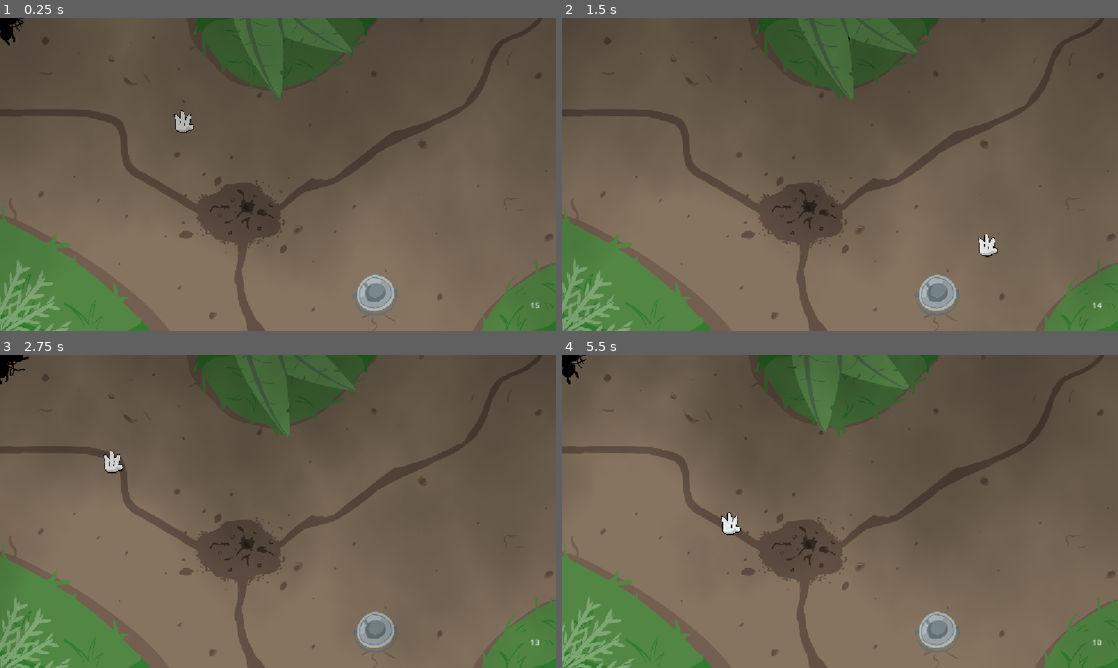
Above: before the commit, frames 1-4 (two rows, left to right).
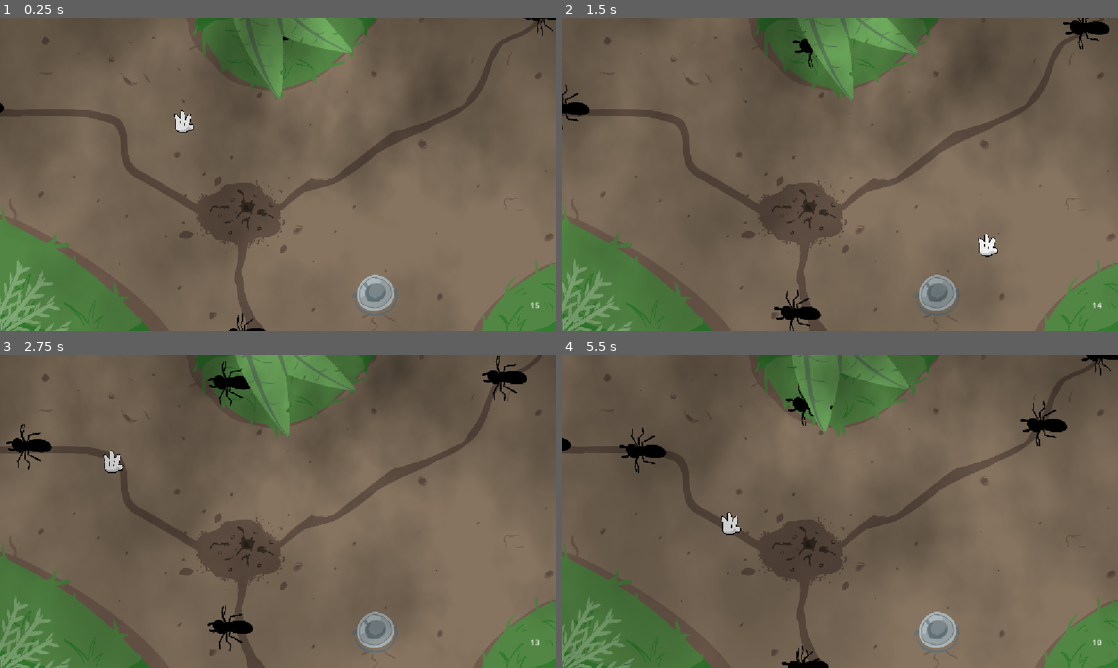
Above: after the commit, the same moments.

Repository: andre-felipe-wonsik-alves/gmtk-jam-26
Game: Godot game, scene res://Scenes/Levels/ant.tscn
The game is run twice, just before and just after one commit, with the same random seed, the same clock (stepped at 60 frames per second) and the same inputs.
Inputs (mouse positions are in pixels of both pictures, inside the frame that each line leads up to):
- Up to frame 1 (0.25 s): no input
- Up to frame 2 (1.5 s): move the mouse to (812, 237) at 0.52 s; click (812, 237) at 0.67 s; drag from (1006, 221) to (945, 302) at 1.27 s
- Up to frame 3 (2.75 s): move the mouse to (111, 464) at 2.02 s; click (111, 464) at 2.17 s
- Up to frame 4 (5.5 s): drag from (867, 511) to (673, 464) at 2.77 s; move the mouse to (756, 433) at 3.52 s; click (756, 433) at 3.67 s; drag from (962, 495) to (945, 639) at 4.27 s; move the mouse to (728, 527) at 5.02 s; click (728, 527) at 5.17 s

The runs differ from the first frame. In frame 1, 10% of the frame differs, in the area x 0-100%, y 0-100%; in frame 2, 10%; in frame 3, 13%; in frame 4, 21%.

Commit message:
feat: sound effects

Diff:
--- a/Scenes/Levels/ant.tscn
+++ b/Scenes/Levels/ant.tscn
@@ -62,14 +62,15 @@
 shader_parameter/sway_height_start = 0.0
 
 [sub_resource type="Gradient" id="Gradient_oin5b"]
-colors = PackedColorArray(0, 0, 0, 0.7764706, 0.012617188, 0.012617188, 0, 0)
+offsets = PackedFloat32Array(0, 0.35074627, 1)
+colors = PackedColorArray(0, 0, 0, 1, 0.003921569, 0.003921569, 0, 0.5568628, 0.012617188, 0.012617188, 0, 0)
 
 [sub_resource type="GradientTexture1D" id="GradientTexture1D_2d1bf"]
 gradient = SubResource("Gradient_oin5b")
 
 [sub_resource type="FastNoiseLite" id="FastNoiseLite_s0gqc"]
-noise_type = 2
-frequency = 0.0043
+noise_type = 3
+frequency = 0.0132
 
 [sub_resource type="NoiseTexture2D" id="NoiseTexture2D_oin5b"]
 noise = SubResource("FastNoiseLite_s0gqc")
@@ -78,7 +79,7 @@
 
 [sub_resource type="FastNoiseLite" id="FastNoiseLite_8ifh5"]
 noise_type = 2
-frequency = 0.0037
+frequency = 0.0021
 
 [sub_resource type="NoiseTexture2D" id="NoiseTexture2D_3l2sg"]
 noise = SubResource("FastNoiseLite_8ifh5")
@@ -87,8 +88,8 @@
 
 [sub_resource type="ShaderMaterial" id="ShaderMaterial_t2orw"]
 shader = ExtResource("11_oin5b")
-shader_parameter/scroll = Vector2(0.025, 0.025)
-shader_parameter/scroll2 = Vector2(0.025, 0.05)
+shader_parameter/scroll = Vector2(0.023, 0.025)
+shader_parameter/scroll2 = Vector2(0.025, 0.03)
 shader_parameter/size = 0.8
 shader_parameter/noise = SubResource("NoiseTexture2D_oin5b")
 shader_parameter/noise2 = SubResource("NoiseTexture2D_3l2sg")
--- a/Scripts/Components/SpawnComponent.gd
+++ b/Scripts/Components/SpawnComponent.gd
@@ -102,8 +102,8 @@
 			_moving_instances.remove_at(index)
 			continue
 
-		path_follow.progress = moving.distance
+		#path_follow.progress = moving.distance
 
-		moving.instance.global_position = path_follow.global_position
-		moving.instance.global_rotation = path_follow.global_rotation
-		#moving.instance.global_position = path.to_global(path.curve.sample_baked(moving.distance))
+		#moving.instance.global_position = path_follow.global_position
+		#moving.instance.global_rotation = path_follow.global_rotation
+		moving.instance.global_position = path.to_global(path.curve.sample_baked(moving.distance))
--- a/Scripts/Levels/ant.gd
+++ b/Scripts/Levels/ant.gd
@@ -53,6 +53,7 @@
 		return
 	captured_ants += 1
 	_remove_ant(body)
+	AudioUtils._play_sound_effect(self, load("res://Assets/Sounds/Effects/woosh_balde.mp3"))
 
 
 func _remove_ant(ant: Node2D) -> void:
--- a/Scripts/Orchestrators/player.gd
+++ b/Scripts/Orchestrators/player.gd
@@ -40,5 +40,6 @@
 
 
 func _show_closed_hand() -> void:
+	AudioUtils._play_sound_effect(self, load("res://Assets/Sounds/Effects/dragon-studio-clean-whoosh-382726.mp3"))
 	if closed_hand_texture != null:
 		model.texture = closed_hand_texture
--- /dev/null
+++ b/Scripts/Utils/audio_utils.gd
@@ -0,0 +1,10 @@
+class_name AudioUtils extends RefCounted
+
+static func _play_sound_effect(node: Node, sound_effect: AudioStream) -> void:
+	if not sound_effect or not node:
+		return
+	var player = AudioStreamPlayer.new()
+	node.get_tree().root.add_child(player)
+	player.stream = sound_effect
+	player.play()
+	player.finished.connect(player.queue_free)
Not shown, added: Assets/Sounds/Effects/dragon-studio-clean-whoosh-382726.mp3.import
Not shown, added: Assets/Sounds/Effects/woosh_balde.mp3.import
Not shown, added: Scripts/Utils/audio_utils.gd.uid
Not shown, added: Assets/Sounds/Effects/dragon-studio-clean-whoosh-382726.mp3
Not shown, added: Assets/Sounds/Effects/woosh_balde.mp3
